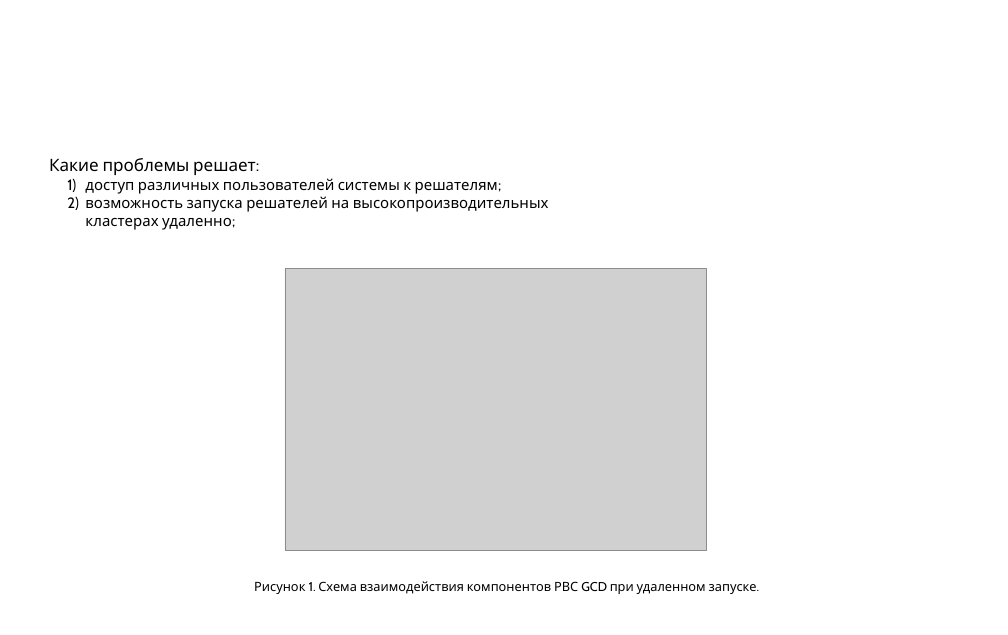
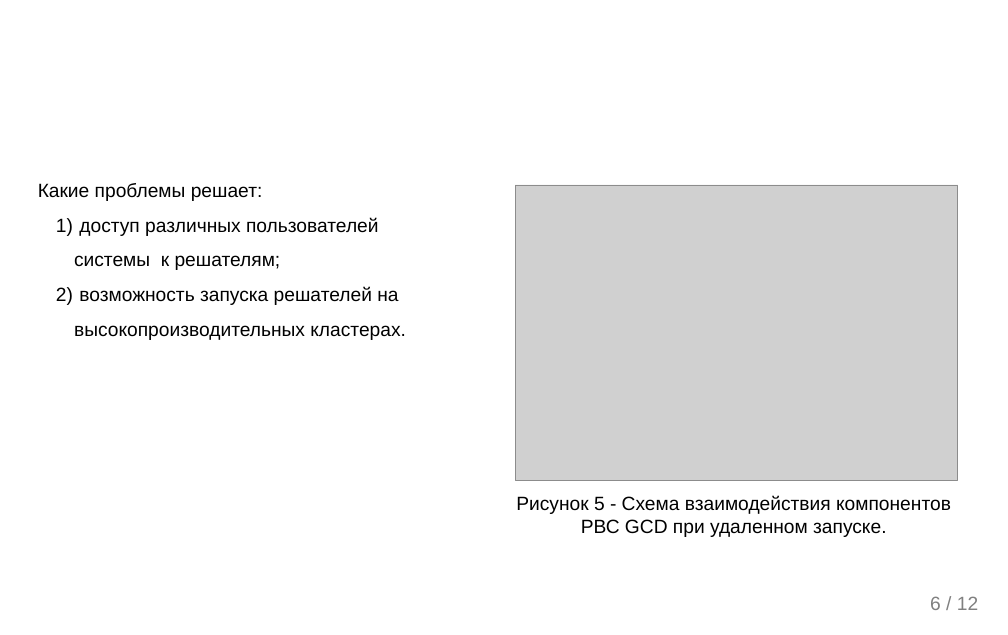
Before and after one commit to ITesserakt/Kodept, a slide deck: slide 7 of 04 - ВКРы/2019-2020 - Бизнес-логика в САПР на основе ГПИ/03 - Презентация/buisnes-logic_on_GBSE.pptx (slide 2 before the commit). Drawn at 1008x635 pixels with LibreOffice and Linux fonts; fonts in the diff are those of the drawing; grey boxes stand for pictures; background and template pictures are left out. Boxes give left, top, right and bottom in pixels: in the first picture for what was removed or moved away, otherwise in the second. Text is boxed around its words. In the diff, an @@ line names an element or a change of style, - is before the commit and + after.

```diff
--- a/04 - ВКРы/2019-2020 - Бизнес-логика в САПР на основе ГПИ/03 - Презентация/buisnes-logic_on_GBSE.pptx
+++ b/04 - ВКРы/2019-2020 - Бизнес-логика в САПР на основе ГПИ/03 - Презентация/buisnes-logic_on_GBSE.pptx
@@ text "Какие проблемы решает:": place and size @@
-text "Какие проблемы решает:" at [49,158,549,230]
+text "Какие проблемы решает:" at [38,183,406,340]
@@ text "Какие проблемы решает:" at [38,183,406,340]: vertical alignment middle to top @@
@@ text at [38,183,379,270]: size 16 to 18 pt in "Какие проблемы решает:"; font Cabin to Arial in "Какие проблемы решает:", "доступ различных пользователей системы к решателям;"; size 14 to 18 pt in "доступ различных пользователей системы к решателям;"; line spacing 1 to 1.5 @@
@@ picture: place and size @@
-picture at [285,269,707,551]
+picture at [516,185,958,481]
@@ text at [74,286,406,340]: text changed; size 14 to 18 pt; font Cabin to Arial @@
-  2) возможность запуска решателей на высокопроизводительных кластерах удаленно;
+  2) возможность запуска решателей на высокопроизводительных кластерах.
@@ text "Рисунок 5 - Схема взаимодействия ..." at [516,495,951,537]: vertical alignment middle to top @@
@@ text at [516,495,951,537]: text changed; size 12 to 18 pt; font Cabin to Arial @@
-Рисунок 1. Схема взаимодействия компонентов РВС GCD при удаленном запуске.
+Рисунок 5 - Схема взаимодействия компонентов РВС GCD при удаленном запуске.
@@ text added at [930,596,978,610], 18 pt, text #808080 @@
+6 / 12
```
Also in this commit, not shown: 12 slides added, 5 slides removed, 6 other files.
